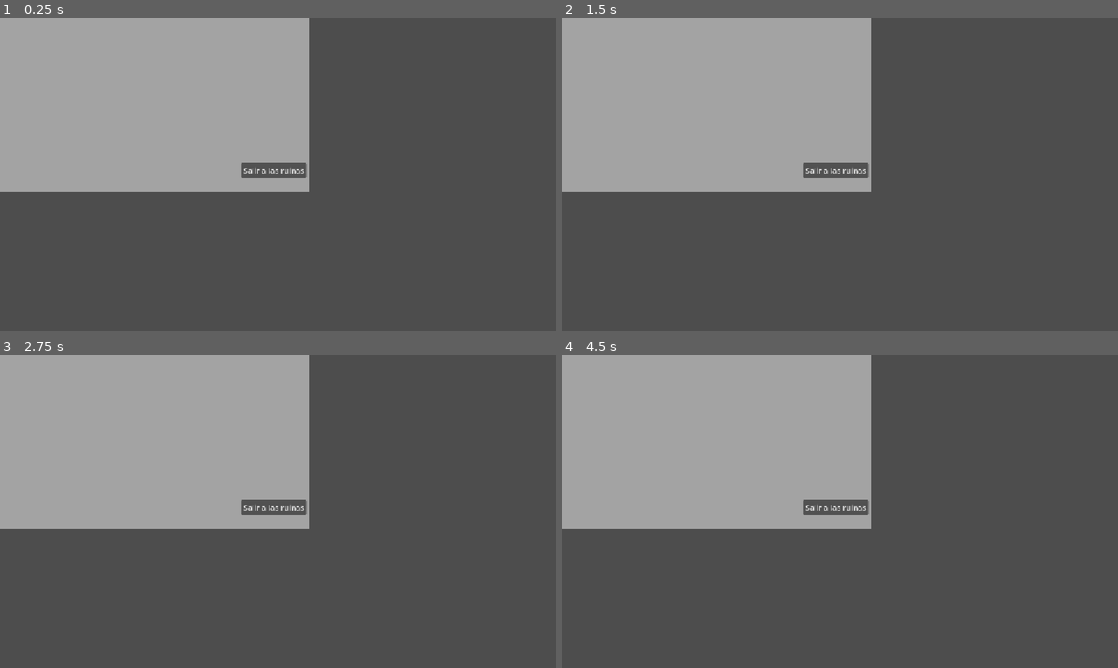
Above: before the commit, frames 1-4 (two rows, left to right).
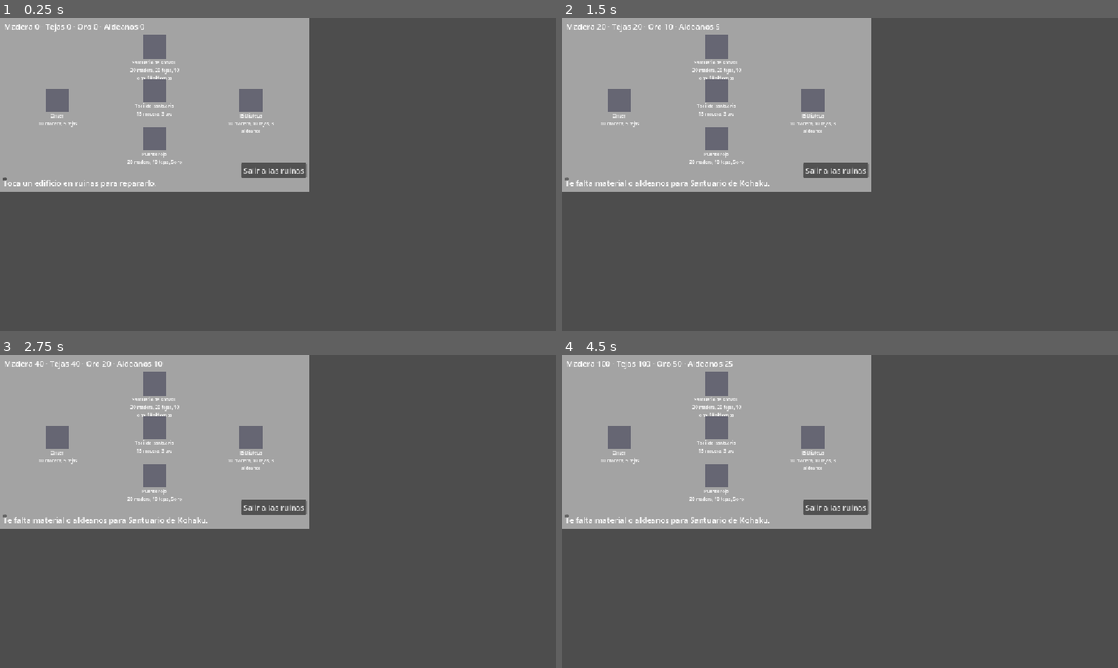
Above: after the commit, the same moments.

Repository: dotrashtrash-png/kintsugi
Game: Godot game, scene res://escenas/base/Aldea.tscn
Same seed, same stepped clock (60 frames per second), same inputs: the game is played once before the commit and once after it. This scene is started directly instead of the project's main scene.
Inputs (mouse positions are in pixels of both pictures, inside the frame that each line leads up to):
- Up to frame 1 (0.25 s): no input
- Up to frame 2 (1.5 s): click (717, 46) at 0.52 s; click (567, 180) at 1.27 s
- Up to frame 3 (2.75 s): tap Enter at 2 s; hold D (derecha) from 2.03 s (still down)
- Up to frame 4 (4.5 s): tap Space at 2.75, 4.25 s; release D (derecha) at 2.78 s; hold S (abajo) 2.78-3.53 s; tap Enter at 3.5 s; hold D (derecha) 3.53-4.28 s; hold W (arriba) from 4.28 s (still down)

The runs differ from the first frame. In frame 1, 2.4% of the frame differs, in the area x 0-50%, y 2-55%; in frame 2, 2.5%; in frame 3, 2.5%; in frame 4, 2.5%.

Commit message:
Aldea probada: edificios, reparar y desbloqueo de heroes

Diff:
--- a/escenas/base/Aldea.gd
+++ b/escenas/base/Aldea.gd
@@ -3,10 +3,57 @@
 const RUTA_SALIR := "res://escenas/run/Run.tscn"
 
 func _ready() -> void:
+	for edificio in $Edificios.get_children():
+		edificio.elegido.connect(_on_edificio_elegido)
 	$UI/BotonSalir.pressed.connect(_on_salir)
+	$UI/BotonPrueba.pressed.connect(_on_prueba)
+	$UI/BotonPrueba.visible = OS.is_debug_build()
+	Estado.cambio.connect(actualizar)
+	actualizar()
+	mostrar_ultima_salida()
+	Audio.musica("aldea")
+	Audio.subir_capa(1 + Estado.edificios.size())
+
+func actualizar() -> void:
+	var m: Dictionary = Estado.materiales
+	$UI/LabelMateriales.text = "Madera %d · Tejas %d · Oro %d · Aldeanos %d" % [m["madera"], m["tejas"], m["oro"], Estado.aldeanos]
+	for edificio in $Edificios.get_children():
+		edificio.actualizar()
+
+func mostrar_ultima_salida() -> void:
+	var s: Dictionary = Estado.ultima_salida
+	if s.is_empty():
+		$UI/LabelMensaje.text = "Toca un edificio en ruinas para repararlo."
+		return
+	var b: Dictionary = s["botin"]
+	var inicio := "Volviste sano y salvo." if s["sobrevivio"] else "Caíste, pero trajiste la mitad."
+	$UI/LabelMensaje.text = "%s Trajiste %d madera, %d tejas, %d oro y %d aldeanos." % [inicio, b["madera"], b["tejas"], b["oro"], s["aldeanos"]]
+	Estado.ultima_salida = {}
+
+func _on_edificio_elegido(id: String) -> void:
+	var nombre: String = Edificios.LISTA[id]["nombre"]
+	if Estado.esta_reparado(id):
+		$UI/LabelMensaje.text = nombre + " ya está reparado."
+		return
+	if not Estado.reparar(id):
+		$UI/LabelMensaje.text = "Te falta material o aldeanos para " + nombre + "."
+		return
+	Audio.sfx("reparar")
+	Audio.subir_capa(1 + Estado.edificios.size())
+	$UI/LabelMensaje.text = "¡Reparaste " + nombre + " con oro!"
+	if id == "torii":
+		$UI/LabelMensaje.text += " La Miko se une."
+	elif id == "biblioteca":
+		$UI/LabelMensaje.text += " El Onmyōji se une."
+	elif id == "santuario":
+		$UI/LabelMensaje.text = "¡Kohaku despierta! (aquí irá el final)"
 
 func _on_salir() -> void:
-	if ResourceLoader.exists(RUTA_SALIR):
-		get_tree().change_scene_to_file(RUTA_SALIR)
-	else:
-		print("Todavia no existe el Run")
+	get_tree().change_scene_to_file(RUTA_SALIR)
+
+func _on_prueba() -> void:
+	Estado.agregar("madera", 20)
+	Estado.agregar("tejas", 20)
+	Estado.agregar("oro", 10)
+	Estado.aldeanos += 5
+	Estado.cambio.emit()
--- a/escenas/base/Aldea.tscn
+++ b/escenas/base/Aldea.tscn
@@ -1,6 +1,7 @@
 [gd_scene format=3 uid="uid://d1jjywxs00c1h"]
 
 [ext_resource type="Script" uid="uid://c3ptscv3df3gw" path="res://escenas/base/Aldea.gd" id="1_movyn"]
+[ext_resource type="PackedScene" uid="uid://bj67h4t54cf1o" path="res://escenas/base/Edificio.tscn" id="2_lkqpu"]
 
 [node name="Aldea" type="Node2D" unique_id=1120546708]
 script = ExtResource("1_movyn")
@@ -10,7 +11,40 @@
 offset_bottom = 360.0
 color = Color(0.63920635, 0.63920635, 0.6392063, 1)
 
+[node name="Edificios" type="Node2D" parent="." unique_id=934687619]
+
+[node name="Santuario" parent="Edificios" unique_id=685525046 instance=ExtResource("2_lkqpu")]
+position = Vector2(320, 60)
+id = "santuario"
+
+[node name="Torii" parent="Edificios" unique_id=759179646 instance=ExtResource("2_lkqpu")]
+position = Vector2(320, 150)
+id = "torii"
+
+[node name="Onsen" parent="Edificios" unique_id=1864807790 instance=ExtResource("2_lkqpu")]
+position = Vector2(120, 170)
+
+[node name="Biblioteca" parent="Edificios" unique_id=133562056 instance=ExtResource("2_lkqpu")]
+position = Vector2(520, 170)
+id = "biblioteca"
+
+[node name="Puente" parent="Edificios" unique_id=782062986 instance=ExtResource("2_lkqpu")]
+position = Vector2(320, 250)
+id = "puente"
+
 [node name="UI" type="CanvasLayer" parent="." unique_id=2122045962]
+
+[node name="LabelMateriales" type="Label" parent="UI" unique_id=643589642]
+offset_left = 8.0
+offset_top = 6.0
+offset_right = 48.0
+offset_bottom = 29.0
+
+[node name="LabelMensaje" type="Label" parent="UI" unique_id=390730983]
+offset_left = 6.0
+offset_top = 330.0
+offset_right = 630.0
+offset_bottom = 354.0
 
 [node name="BotonSalir" type="Button" parent="UI" unique_id=29549324]
 offset_left = 500.0
@@ -18,3 +52,9 @@
 offset_right = 635.0
 offset_bottom = 331.0
 text = "Salir a las ruinas"
+
+[node name="BotonPrueba" type="Button" parent="UI" unique_id=17494252]
+offset_left = 6.0
+offset_top = 330.0
+offset_right = 14.0
+offset_bottom = 338.0
--- /dev/null
+++ b/escenas/base/Edificio.tscn
@@ -0,0 +1,29 @@
+[gd_scene format=3 uid="uid://bj67h4t54cf1o"]
+
+[ext_resource type="Script" uid="uid://c0ttomnlx5ivh" path="res://escenas/base/edificio.gd" id="1_rfeqr"]
+
+[node name="Edificio" type="Node2D" unique_id=685525046]
+script = ExtResource("1_rfeqr")
+
+[node name="Cuadro" type="ColorRect" parent="." unique_id=569693440]
+offset_left = -24.0
+offset_top = -24.0
+offset_right = 24.0
+offset_bottom = 24.0
+
+[node name="Nombre" type="Label" parent="." unique_id=132172186]
+custom_minimum_size = Vector2(120, 0)
+offset_left = -60.0
+offset_top = 26.0
+offset_right = 60.0
+offset_bottom = 56.0
+theme_override_font_sizes/font_size = 9
+horizontal_alignment = 1
+autowrap_mode = 2
+
+[node name="Boton" type="Button" parent="." unique_id=1774490671]
+offset_left = -24.0
+offset_top = -24.0
+offset_right = 24.0
+offset_bottom = 24.0
+flat = true
--- /dev/null
+++ b/escenas/base/edificio.gd
@@ -0,0 +1,33 @@
+extends Node2D
+
+signal elegido(id: String)
+
+@export var id := "onsen"
+
+const COLOR_RUINA := Color(0.4, 0.4, 0.45)
+const COLOR_REPARADO := Color(1.0, 0.8, 0.35)
+
+func _ready() -> void:
+	$Boton.pressed.connect(_on_boton_pressed)
+	actualizar()
+
+func actualizar() -> void:
+	var datos: Dictionary = Edificios.LISTA[id]
+	if Estado.esta_reparado(id):
+		$Cuadro.color = COLOR_REPARADO
+		$Nombre.text = datos["nombre"]
+	else:
+		$Cuadro.color = COLOR_RUINA
+		$Nombre.text = datos["nombre"] + "\n" + texto_costo()
+
+func texto_costo() -> String:
+	var datos: Dictionary = Edificios.LISTA[id]
+	var partes := PackedStringArray()
+	for tipo in datos["costo"]:
+		partes.append("%d %s" % [datos["costo"][tipo], tipo])
+	if datos["aldeanos"] > 0:
+		partes.append("%d aldeanos" % datos["aldeanos"])
+	return ", ".join(partes)
+
+func _on_boton_pressed() -> void:
+	elegido.emit(id)
--- a/node_2d.tscn
+++ /dev/null
@@ -1,3 +0,0 @@
-[gd_scene format=3 uid="uid://bx1nn3w3kgqjq"]
-
-[node name="Node2D" type="Node2D" unique_id=1298807822]
Not shown, added: escenas/base/edificio.gd.uid
